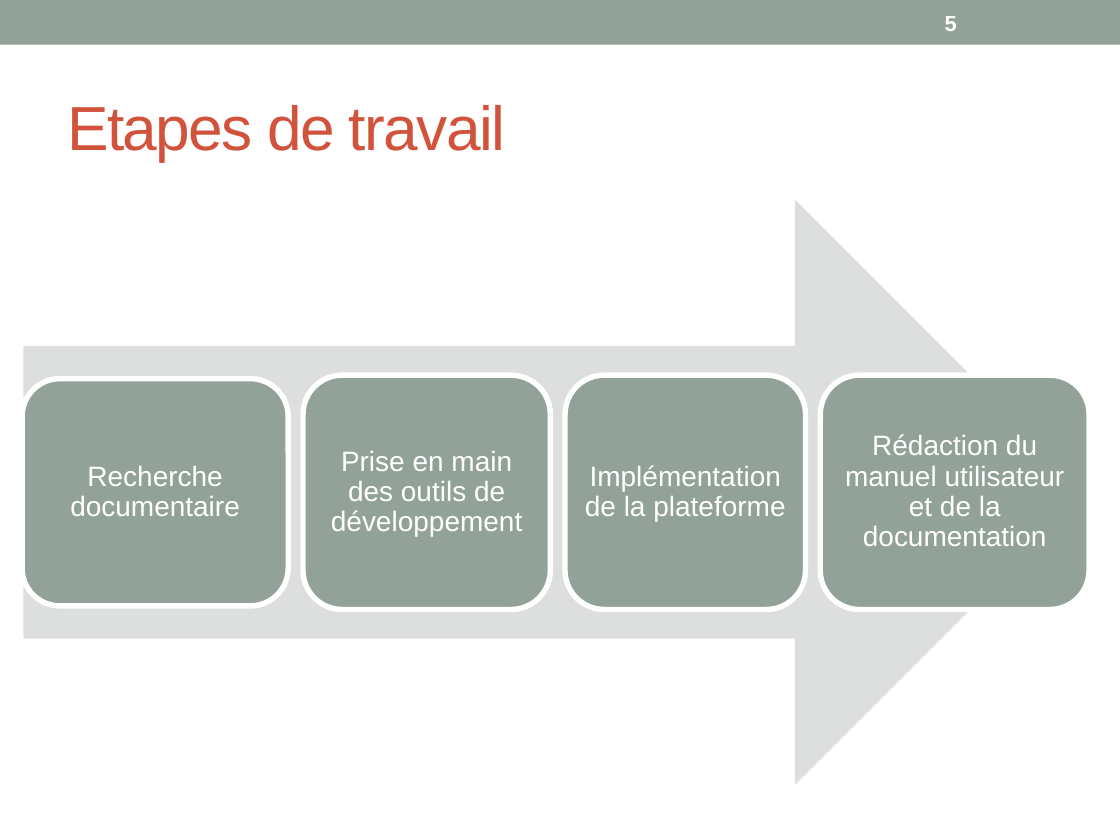
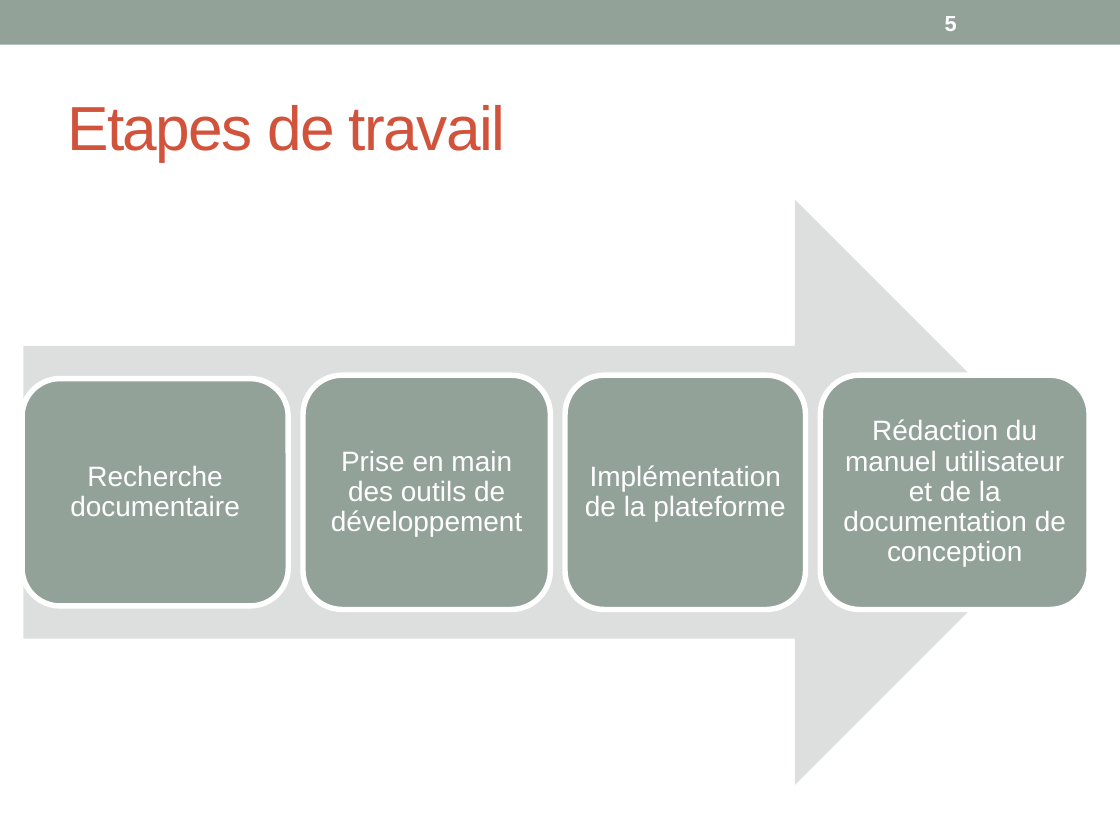
Before and after one commit to margotj38/Projet_de_spe, a slide deck: slide 5 of Sheme.pptx. Drawn at 1120x840 pixels with LibreOffice and Linux fonts; fonts in the diff are those of the drawing. Boxes give left, top, right and bottom in pixels: in the first picture for what was removed or moved away, otherwise in the second. Text is boxed around its words. In the diff, an @@ line names an element or a change of style, - is before the commit and + after.

Commit message:
modif slides

```diff
--- a/Sheme.pptx
+++ b/Sheme.pptx
@@ text at (843, 419, 1066, 567): text changed @@
-Rédaction du manuel utilisateur et de la documentation
+Rédaction du manuel utilisateur et de la documentation de conception
```
